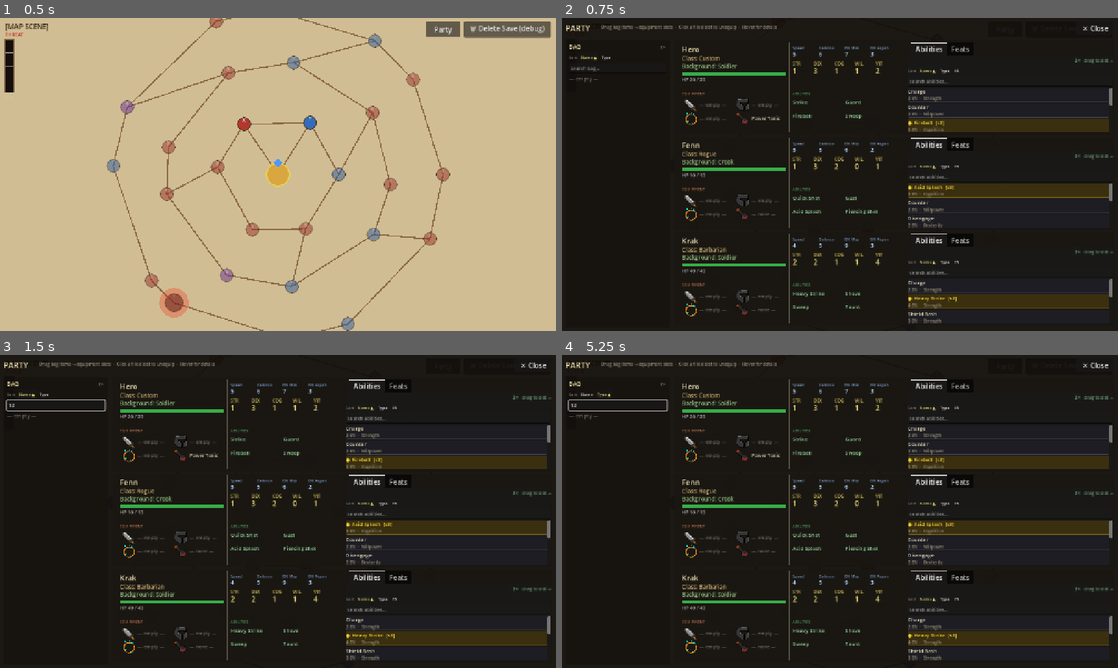
Above: before the commit, frames 1-4 (two rows, left to right).
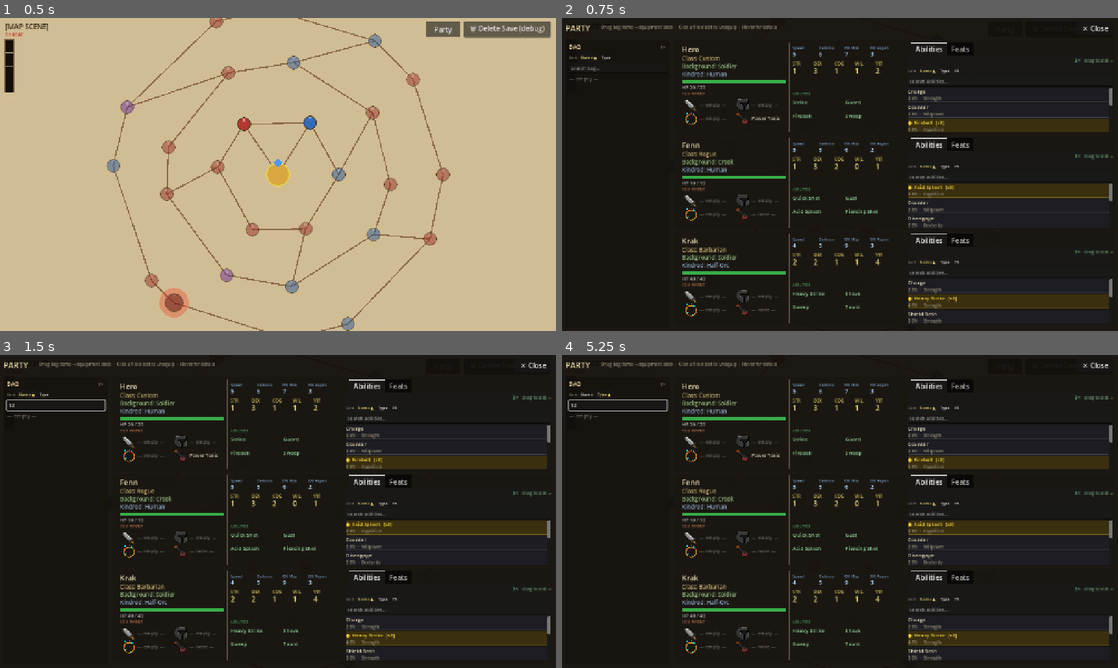
Above: after the commit, the same moments.

Repository: caleb-the-dev/RogueFinder
Game: Godot game, scene res://main.tscn
Same seed, same stepped clock (60 frames per second), same inputs: the game is played once before the commit and once after it.
Inputs (mouse positions are in pixels of both pictures, inside the frame that each line leads up to):
- Up to frame 1 (0.5 s): no input
- Up to frame 2 (0.75 s): click "Party" at 0.5 s
- Up to frame 3 (1.5 s): click (55, 405) at 1.27 s; type "12" at 1.35 s
- Up to frame 4 (5.25 s): click "2×" at 2 s; click "1×" at 2.75 s; click "Name ▲" at 3.5 s; click "Name ▼" at 4.25 s; click "Type" at 5 s

Frame 1 is identical in both runs. In frame 2, 1.4% of the frame differs, in the area x 21-41%, y 17-84%; in frame 3, 1.4%; in frame 4, 1.4%.

Commit message:
feat(data): add kindred field to all characters
Kindred is the game's ancestry/species concept (Human, Dwarf, Gnome, Half-Orc).
Fixed per archetype, shown in CombatActionPanel, StatPanel, and PartySheet.
Persisted in save data; old saves default to "Unknown".

Co-Authored-By: Claude Sonnet 4.6 <noreply@anthropic.com>

Diff:
--- a/rogue-finder/resources/CombatantData.gd
+++ b/rogue-finder/resources/CombatantData.gd
@@ -19,6 +19,8 @@
 ## artwork, and attribute ranges. "RogueFinder" is reserved for the player character.
 @export var archetype_id: String    = "generic"
 @export var is_player_unit: bool    = false
+## Species / ancestry (e.g. "Human", "Dwarf", "Gnome"). Fixed per archetype.
+@export var kindred: String         = ""
 
 ## ======================================================
 ## --- Background & Class (placeholder — CSV values TBD) ---
--- a/rogue-finder/scripts/globals/ArchetypeLibrary.gd
+++ b/rogue-finder/scripts/globals/ArchetypeLibrary.gd
@@ -12,6 +12,7 @@
 
 ## --- Archetype definition schema ---
 ## "class"          : String            — fixed class label
+## "kindred"        : String            — species/ancestry (fixed per archetype)
 ## "artwork_idle"   : String            — res:// path placeholder
 ## "artwork_attack" : String            — res:// path placeholder
 ## "backgrounds"    : Array[String]     — pool; one is chosen at random
@@ -30,6 +31,7 @@
 	## RogueFinder — the player character. One per party; wide ranges for variety.
 	"RogueFinder": {
 		"class":          "Custom",
+		"kindred":        "Human",
 		"artwork_idle":   "",
 		"artwork_attack": "",
 		"backgrounds":    ["Noble", "Peasant", "Scholar", "Soldier", "Merchant"],
@@ -47,6 +49,7 @@
 	## Quick, nimble brigand. High dex, low strength. Backgrounds limited to criminal/military.
 	"archer_bandit": {
 		"class":          "Rogue",
+		"kindred":        "Human",
 		"artwork_idle":   "",
 		"artwork_attack": "",
 		"backgrounds":    ["Crook", "Soldier"],
@@ -64,6 +67,7 @@
 	## Brawny melee fighter. High strength and vitality, low cognition.
 	"grunt": {
 		"class":          "Barbarian",
+		"kindred":        "Half-Orc",
 		"artwork_idle":   "",
 		"artwork_attack": "",
 		"backgrounds":    ["Crook", "Soldier"],
@@ -81,6 +85,7 @@
 	## Crafty support caster. High cognition, low strength. Broad background pool.
 	"alchemist": {
 		"class":          "Wizard",
+		"kindred":        "Gnome",
 		"artwork_idle":   "",
 		"artwork_attack": "",
 		"backgrounds":    ["Baker", "Scholar", "Merchant"],
@@ -97,6 +102,7 @@
 	## Heavily armored veteran. High strength, willpower, and vitality. Disciplined background only.
 	"elite_guard": {
 		"class":          "Warrior",
+		"kindred":        "Dwarf",
 		"artwork_idle":   "",
 		"artwork_attack": "",
 		"backgrounds":    ["Soldier", "Noble"],
@@ -142,6 +148,7 @@
 	data.archetype_id   = archetype_id
 	data.is_player_unit = is_player
 	data.unit_class     = def["class"]
+	data.kindred        = def.get("kindred", "Unknown")
 	data.artwork_idle   = def["artwork_idle"]
 	data.artwork_attack = def["artwork_attack"]
 
--- a/rogue-finder/scripts/globals/GameState.gd
+++ b/rogue-finder/scripts/globals/GameState.gd
@@ -93,6 +93,7 @@
 		"character_name": d.character_name,
 		"is_player_unit": d.is_player_unit,
 		"unit_class":     d.unit_class,
+		"kindred":        d.kindred,
 		"background":     d.background,
 		"strength":       d.strength,
 		"dexterity":      d.dexterity,
@@ -147,6 +148,7 @@
 	d.character_name = dict.get("character_name", "Unit")
 	d.is_player_unit = dict.get("is_player_unit", false)
 	d.unit_class     = dict.get("unit_class", "")
+	d.kindred        = dict.get("kindred", "Unknown")
 	d.background     = dict.get("background", "")
 	d.strength       = dict.get("strength", 2)
 	d.dexterity      = dict.get("dexterity", 2)
--- a/rogue-finder/scripts/party/PartySheet.gd
+++ b/rogue-finder/scripts/party/PartySheet.gd
@@ -481,6 +481,16 @@
 	bg_lbl.add_theme_color_override("font_color",
 		Color(0.58, 0.74, 0.50).lerp(Color(0.4, 0.4, 0.4), 0.5 if is_dead else 0.0))
 	parent.add_child(bg_lbl)
+	tl_y += 18.0
+
+	var kindred_text: String = member.kindred if member.kindred != "" else "Unknown"
+	var kindred_lbl := Label.new()
+	kindred_lbl.text = "Kindred: %s" % kindred_text
+	kindred_lbl.position = Vector2(tl_x, tl_y)
+	kindred_lbl.add_theme_font_size_override("font_size", 13)
+	kindred_lbl.add_theme_color_override("font_color",
+		Color(0.55, 0.65, 0.78).lerp(Color(0.4, 0.4, 0.4), 0.5 if is_dead else 0.0))
+	parent.add_child(kindred_lbl)
 	tl_y += 22.0
 
 	var bar_w: float   = tl_w
--- a/rogue-finder/scripts/ui/CombatActionPanel.gd
+++ b/rogue-finder/scripts/ui/CombatActionPanel.gd
@@ -20,6 +20,7 @@
 var _panel:          PanelContainer  = null
 var _vbox:           VBoxContainer   = null
 var _name_label:     Label           = null
+var _kindred_label:  Label           = null
 var _portrait:       TextureRect     = null
 var _hp_bar_fill:    ColorRect       = null
 var _hp_text:        Label           = null
@@ -71,6 +72,14 @@
 	_name_label.add_theme_font_size_override("font_size", 15)
 	_vbox.add_child(_name_label)
 
+	# Kindred — centered, small, muted
+	_kindred_label = Label.new()
+	_kindred_label.horizontal_alignment  = HORIZONTAL_ALIGNMENT_CENTER
+	_kindred_label.size_flags_horizontal = Control.SIZE_EXPAND_FILL
+	_kindred_label.add_theme_font_size_override("font_size", 10)
+	_kindred_label.add_theme_color_override("font_color", Color(0.55, 0.55, 0.65))
+	_vbox.add_child(_kindred_label)
+
 	# Portrait — centered
 	var portrait_center := CenterContainer.new()
 	_vbox.add_child(portrait_center)
@@ -272,6 +281,7 @@
 func _populate(unit: Unit3D) -> void:
 	_name_label.text = unit.data.character_name if unit.data.character_name != "" \
 		else unit.data.archetype_id.replace("_", " ").capitalize()
+	_kindred_label.text = unit.data.kindred if unit.data.kindred != "" else "Unknown"
 
 	_portrait.texture = (unit.data.portrait as Texture2D) if unit.data.portrait \
 		else (load("res://icon.svg") as Texture2D)
--- a/rogue-finder/scripts/ui/StatPanel.gd
+++ b/rogue-finder/scripts/ui/StatPanel.gd
@@ -106,6 +106,7 @@
 
 	# -- Identity --
 	lines.append("[b]Archetype:[/b]  %s" % d.archetype_id.replace("_", " ").capitalize())
+	lines.append("[b]Kindred:[/b]    %s" % _or(d.kindred))
 	lines.append("[b]Background:[/b] %s" % _or(d.background))
 	lines.append("[b]Team:[/b]       %s" % ("Player" if d.is_player_unit else "Enemy"))
 	lines.append("")
Not shown, changed: GAME_BIBLE_roguefinder.md
